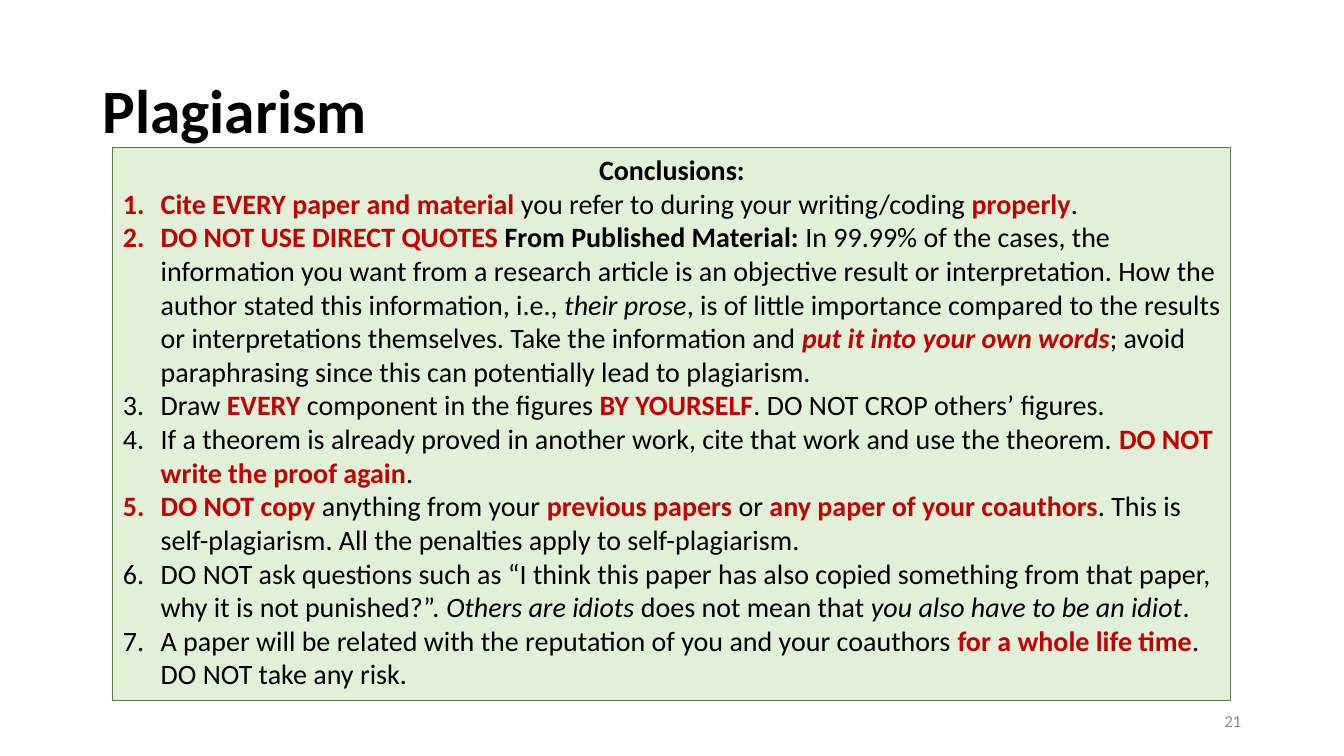
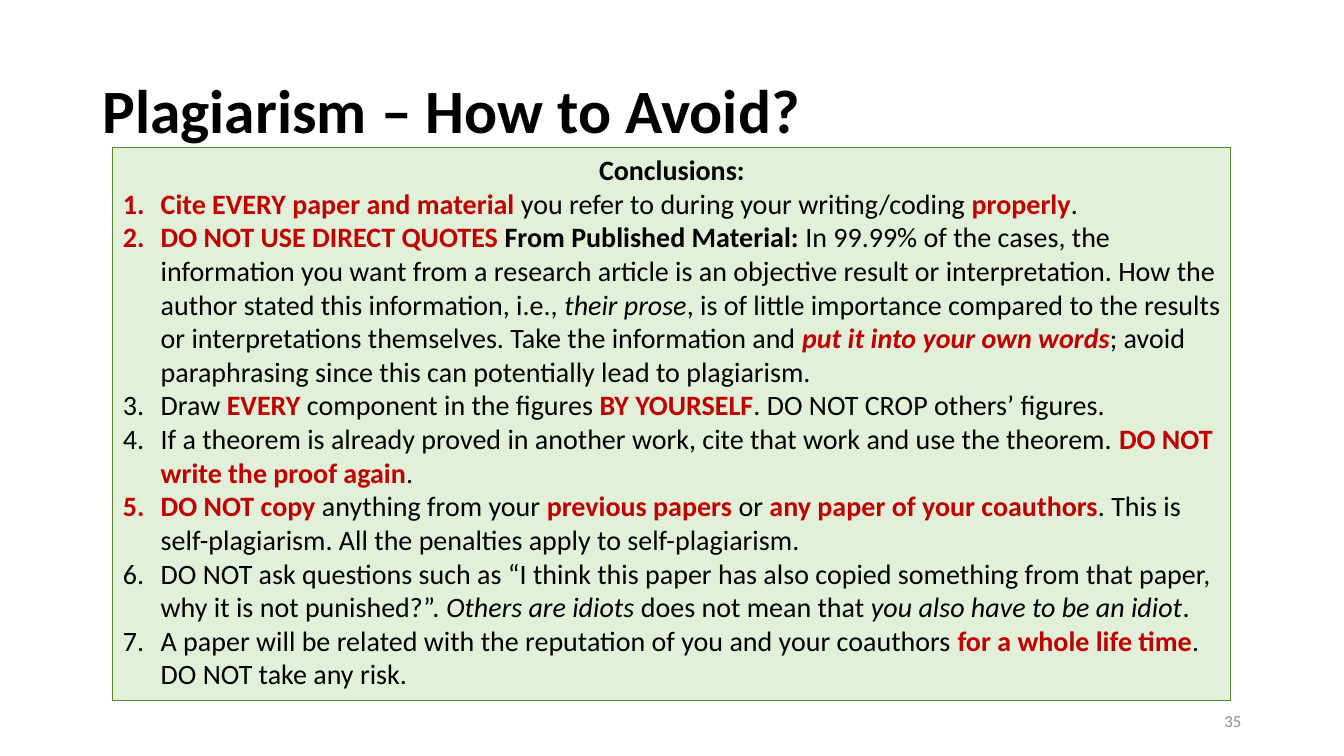
Before and after one commit to heathersherry/Knowledge-Graph-Tutorials-and-Papers, a slide deck: slide 35 of research suggestions.pptx (slide 21 before the commit). Drawn at 1344x756 pixels with LibreOffice and Linux fonts; fonts in the diff are those of the drawing. Boxes give left, top, right and bottom in pixels: in the first picture for what was removed or moved away, otherwise in the second. Text is boxed around its words. In the diff, an @@ line names an element or a change of style, - is before the commit and + after.

```diff
--- a/research suggestions.pptx
+++ b/research suggestions.pptx
@@ title at [102, 89, 799, 148]: text changed @@
-Plagiarism
+Plagiarism – How to Avoid?
@@ page number at [1224, 716, 1241, 727]: text changed @@
-21
+35
```
Also in this commit, not shown: 16 other slides changed, 15 slides added.
